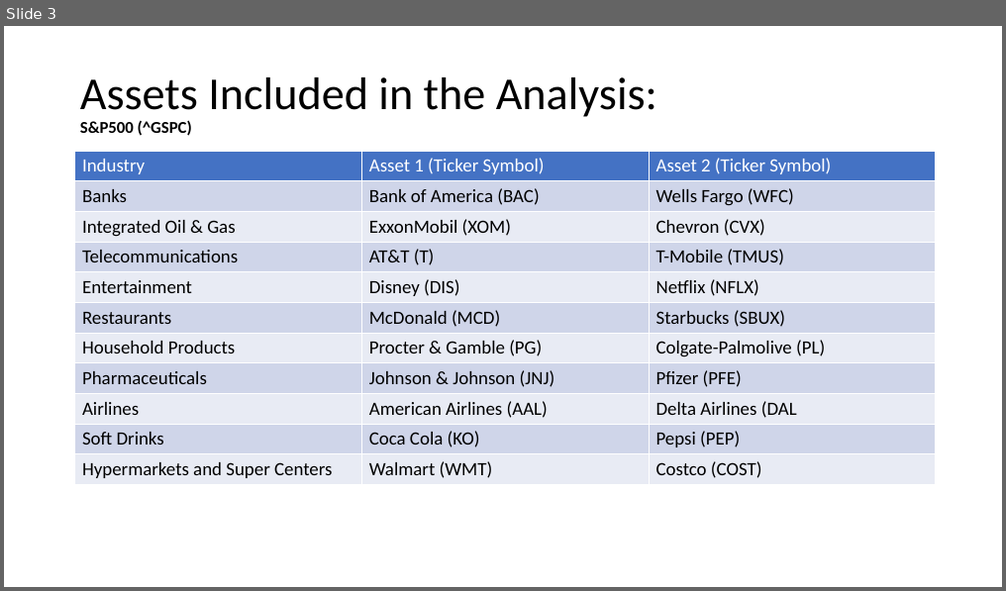
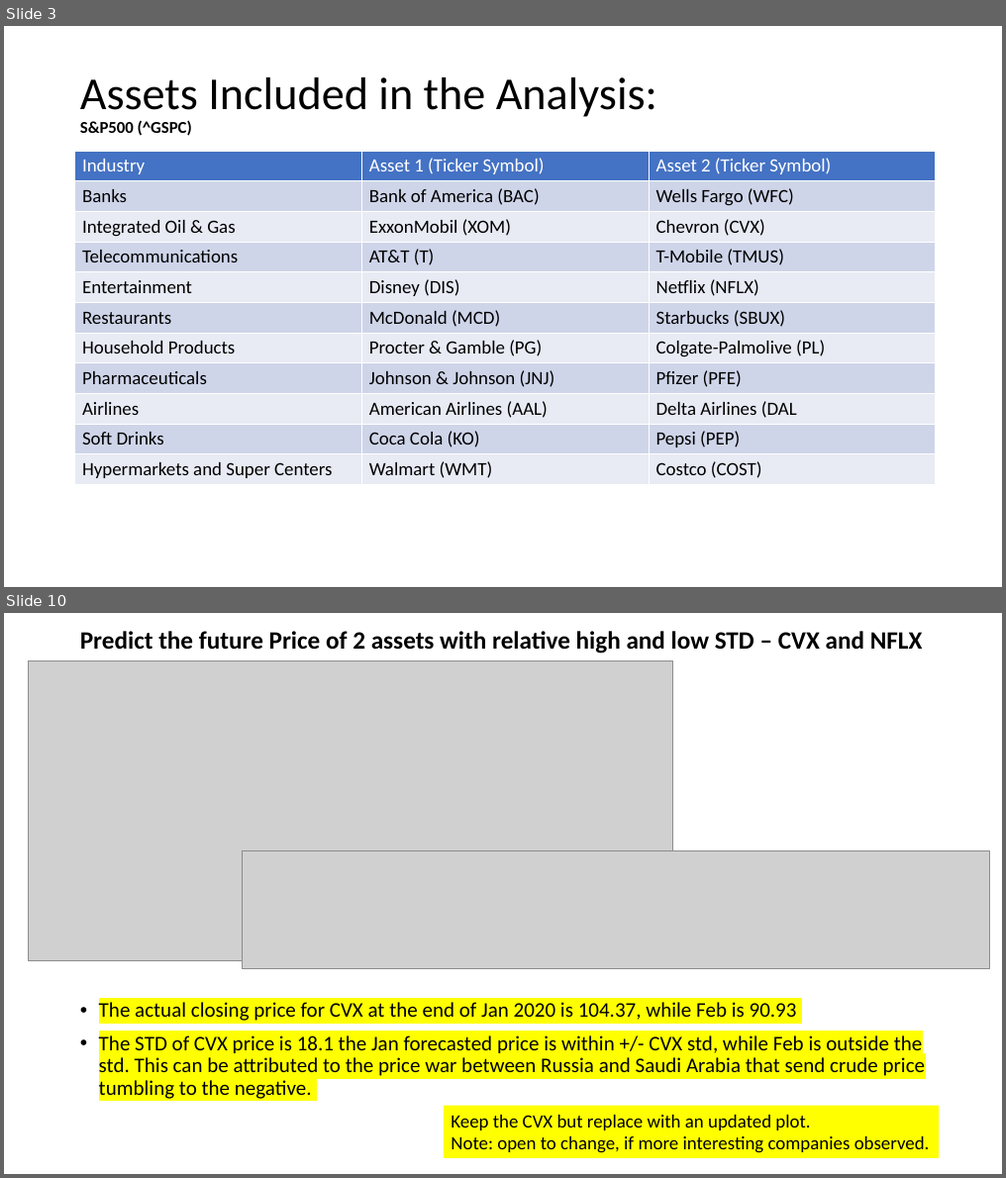
Before and after one commit to claybeaver/Group9_Project1, a slide deck: Final_Presentation.pptx. Shown one above the other, each under a label of ours: slide 3 before the commit, slides 3 and 10 after it; the slides between them are not shown. The pictures are 1006x591 and 1006x1178 pixels, drawn with LibreOffice and Linux fonts; fonts in the diff are those of the drawing; grey boxes stand for pictures. Boxes give left, top, right and bottom in pixels: in the first picture for what was removed or moved away, otherwise in the second. Text is boxed around its words. In the diff, an @@ line names an element or a change of style, - is before the commit and + after.

Commit message:
Swap PG with NFLX, add describe method to confirm the numbers, output them in csv and added to presentation. Draft of Final PPT.

```diff
--- a/Final_Presentation.pptx
+++ b/Final_Presentation.pptx
@@ slide 10 added at bbox=[4, 613, 1002, 1174], background #FFFFFF @@
@@ title added at bbox=[80, 631, 923, 654], 24 pt, text #000000, bold @@
+Predict the future Price of 2 assets with relative high and low STD – CVX and NFLX
@@ picture added at bbox=[29, 661, 673, 961] @@
@@ picture added at bbox=[242, 851, 990, 968] @@
@@ text added at bbox=[99, 1002, 926, 1099], 20 pt, text #000000 @@
+• The actual closing price for CVX at the end of Jan 2020 is 104.37, while Feb is 90.93
+• The STD of CVX price is 18.1 the Jan forecasted price is within +/- CVX std, while Feb is outside the std. This can be attributed to the price war between Russia and Saudi Arabia that send crude price tumbling to the negative.
@@ rectangle added at bbox=[444, 1106, 939, 1158], fill #FFFF00, 18 pt, text #000000 @@
+Keep the CVX but replace with an updated plot.
+Note: open to change, if more interesting companies observed.
```
Also in this commit, not shown: 1 slide changed, 8 other slides added, 16 other files.
